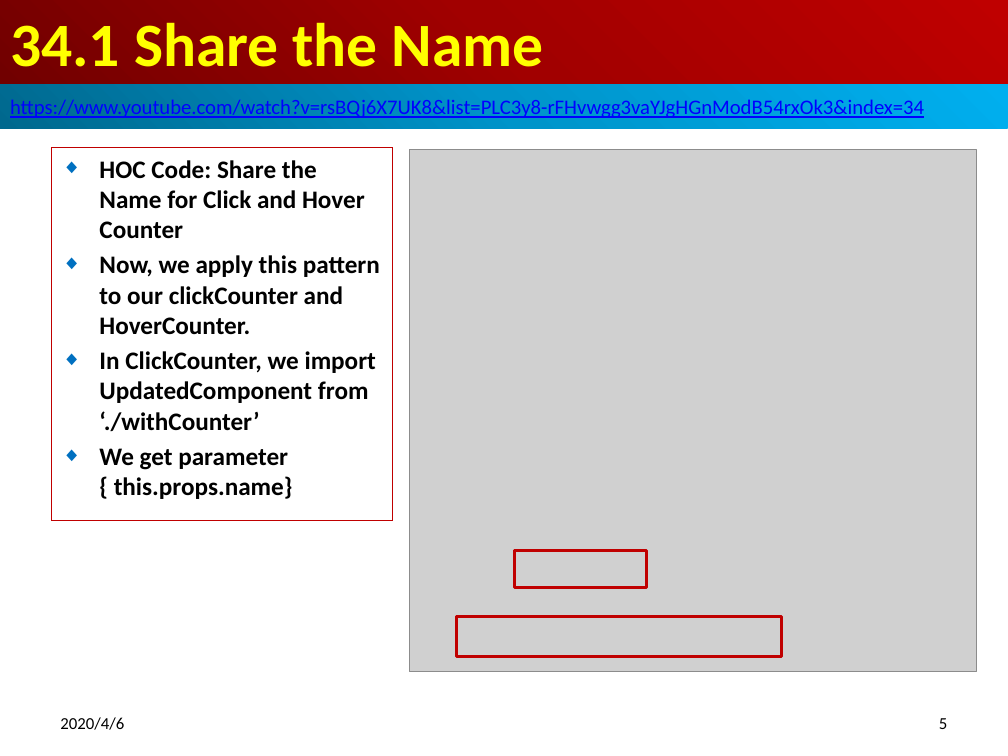
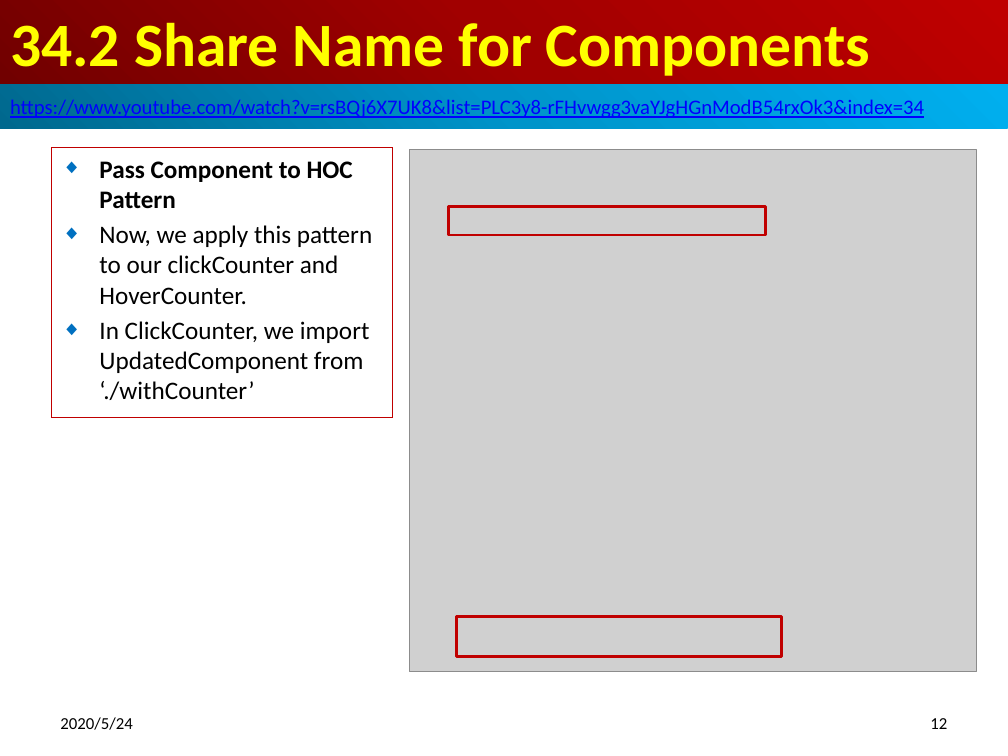
Before and after one commit to peterhchen/800-React-Hook, a slide deck: slide 12 of 34_HOC2.pptx (slide 5 before the commit). Drawn at 1008x756 pixels with LibreOffice and Linux fonts; fonts in the diff are those of the drawing; grey boxes stand for pictures. Boxes give left, top, right and bottom in pixels: in the first picture for what was removed or moved away, otherwise in the second. Text is boxed around its words. In the diff, an @@ line names an element or a change of style, - is before the commit and + after.

```diff
--- a/34_HOC2.pptx
+++ b/34_HOC2.pptx
@@ title at bbox=[10, 22, 870, 76]: text changed @@
-34.1 Share the Name
+34.2 Share Name for Components
@@ subtitle "Pass Component to HOC Pattern": place and size @@
-subtitle "Pass Component to HOC Pattern" at bbox=[51, 148, 393, 521]
+subtitle "Pass Component to HOC Pattern" at bbox=[51, 148, 393, 418]
@@ subtitle at bbox=[99, 161, 353, 209]: text changed @@
-◆ HOC Code: Share the Name for Click and Hover Counter
+◆ Pass Component to HOC Pattern
@@ rectangle added at bbox=[449, 207, 766, 235], outline #C00000 2 pt @@
@@ subtitle at bbox=[99, 225, 372, 400]: bold off in "Now, we apply this pattern to our ...", "In ClickCounter, we import UpdatedComponent from ‘./withCoun ..." @@
@@ subtitle at bbox=[99, 448, 293, 499]: paragraph removed @@
-◆ We get parameter { this.props.name}
@@ rectangle removed at bbox=[514, 550, 646, 588] @@
@@ text at bbox=[60, 717, 132, 730]: text changed @@
-2020/4/6
+2020/5/24
@@ page number at bbox=[930, 718, 947, 729]: text changed @@
-5
+12
```
Also in this commit, not shown: 18 other slides changed, 15 slides added.
